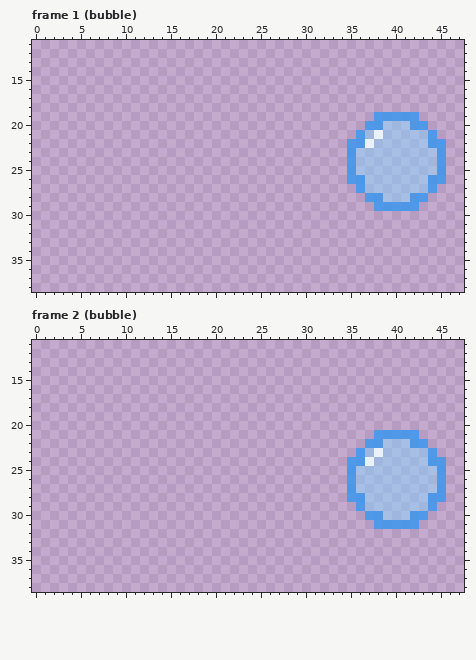
Pixel-art file: effects/dream_bubble#sheet.aseprite. The picture above is the old version.
48x60 pixels, 24 frames. Colours within 5 levels of each other are drawn and written as one. Shown: frame 1 (bubble): x 0..47, y 11..38; frame 2 (bubble): x 0..47, y 11..38. The commit also changed other frames, which this record leaves out.
Now the later version:
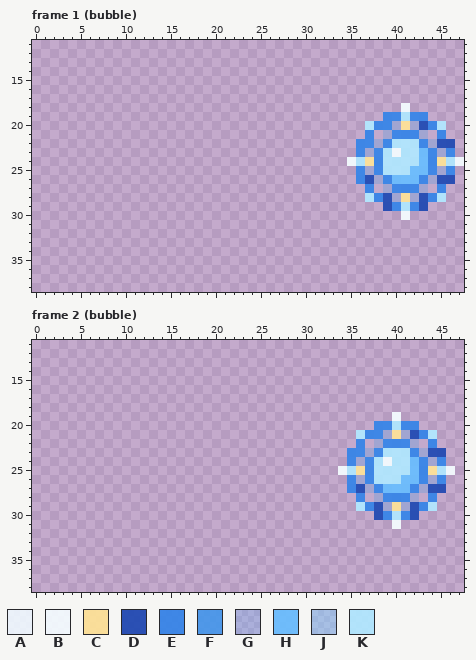
Palette (. is transparent): A #f0faffe1  B #f4fcffeb  C #ffe296eb  D #1e48b2eb  E #3484e8eb  F #4096ece1  G #68beff46  H #68beffeb  J #86d6ff78  K #b0e8ffeb
Changes in this commit:
Changed rows in their new state; - is an unchanged pixel.
Frame 1 (bubble):
first column x 35:
18 ------B------
19 ---.EEKEE----
20 --KEEGCGDEK--
21 -.E.GEEEG.E--
22 .EEGEKKKEGDD-
23 .EGEKBKKHEGE-
24 BKCEKKKKHECKB
25 .EGEKKKHHEGE-
26 .EDGEHHHEGDD-
27 -.E.GEEEG.E--
28 --KEDGCGDEK--
29 ---.DEKED----
30 ------B------
Frame 2 (bubble):
first column x 34:
19 ------B------
20 ----EEKEE----
21 --KEEGCGDEK--
22 --E.GEEEG.E--
23 -EEGEKKKEGDD-
24 -EGEKBKKHEGE-
25 BKCEKKKKHECKB
26 -EGEKKKHHEGE-
27 -EDGEHHHEGDD-
28 -.E.GEEEG.E.-
29 --KEDGCGDEK--
30 ---.DEKED.---
31 ----..B..----
Pixel boxes of the changes (left, top, right, bottom) in both pictures:
changed: (347, 103, 464, 220)
changed: (338, 412, 455, 529)
